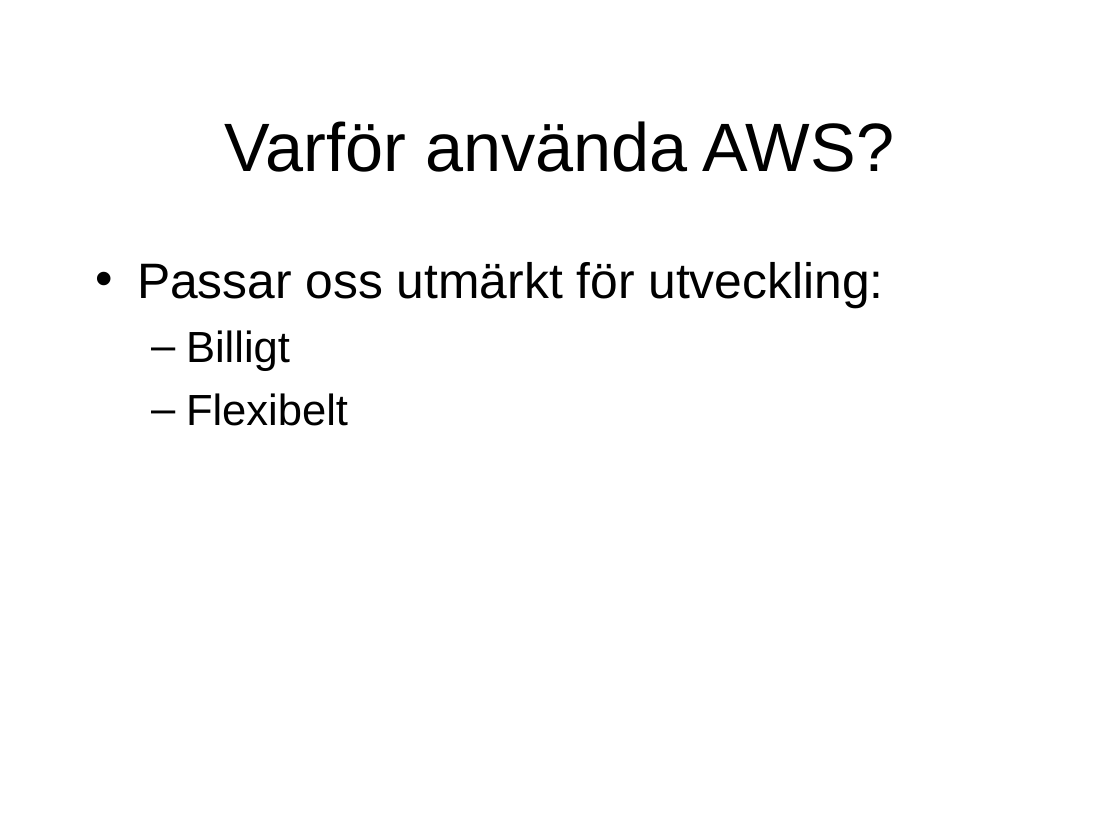
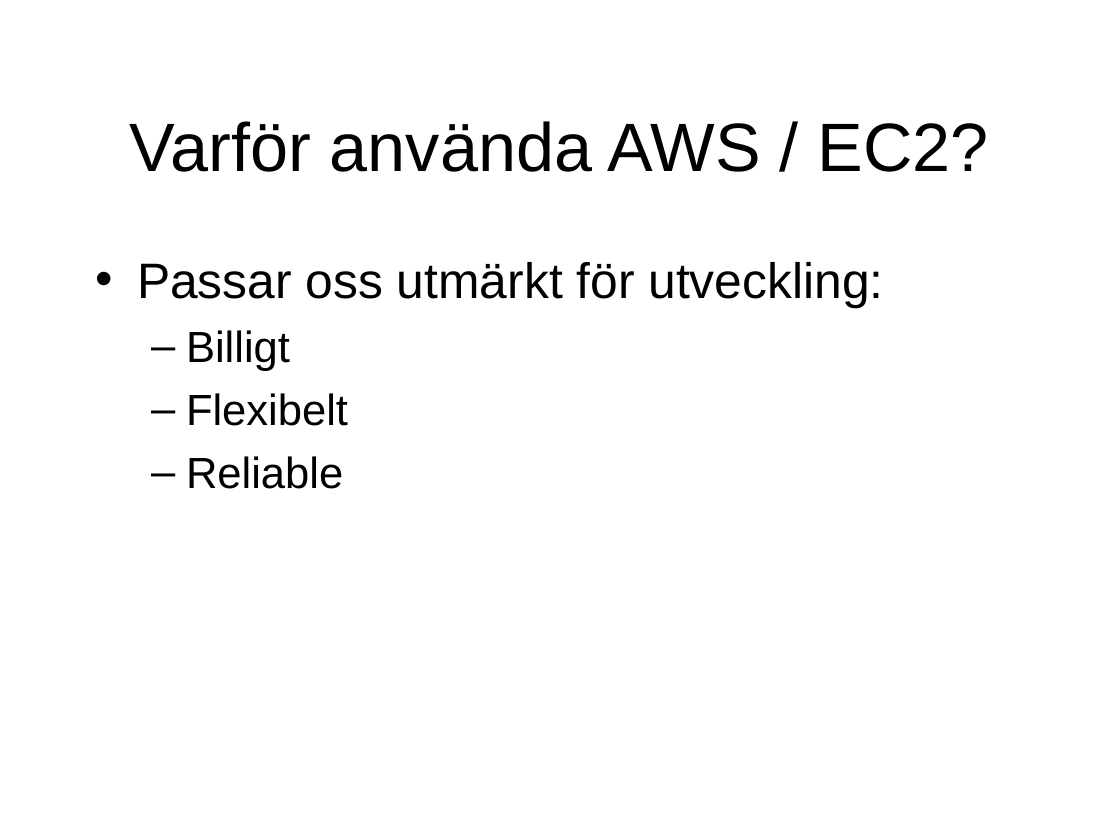
Before and after one commit to niklaslind/EC2_lab, a slide deck: slide 4 of doc/EC2_lab_1.ppt. Drawn at 1120x840 pixels with LibreOffice and Linux fonts; fonts in the diff are those of the drawing. Boxes give left, top, right and bottom in pixels: in the first picture for what was removed or moved away, otherwise in the second. Text is boxed around its words. In the diff, an @@ line names an element or a change of style, - is before the commit and + after.

```diff
--- a/doc/EC2_lab_1.ppt
+++ b/doc/EC2_lab_1.ppt
@@ title at bbox=[130, 121, 989, 172]: text changed @@
-Varför använda AWS?
+Varför använda AWS / EC2?
@@ text at bbox=[186, 456, 343, 489]: paragraph added @@
+  – Reliable
```
Also in this commit, not shown: 2 other slides changed.
